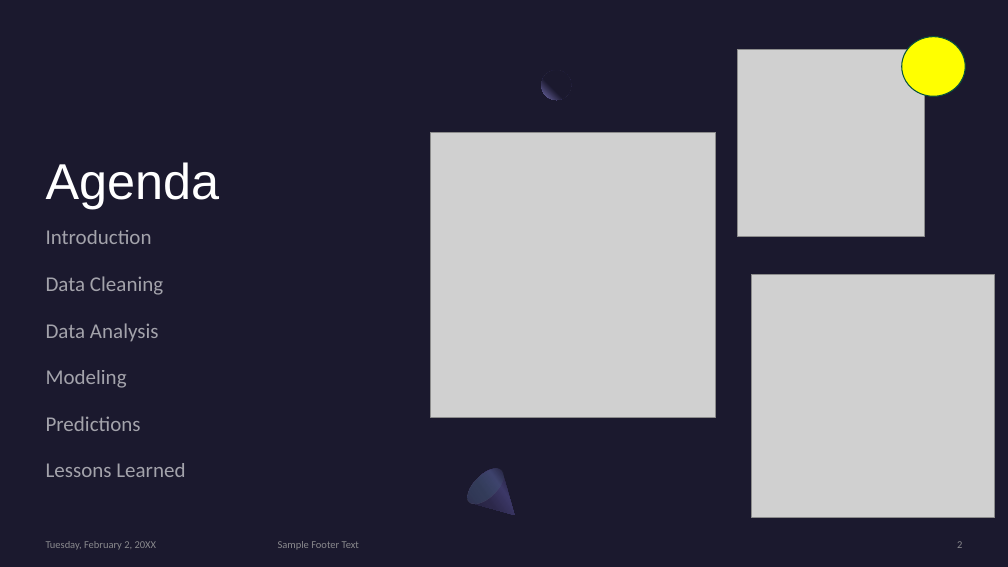
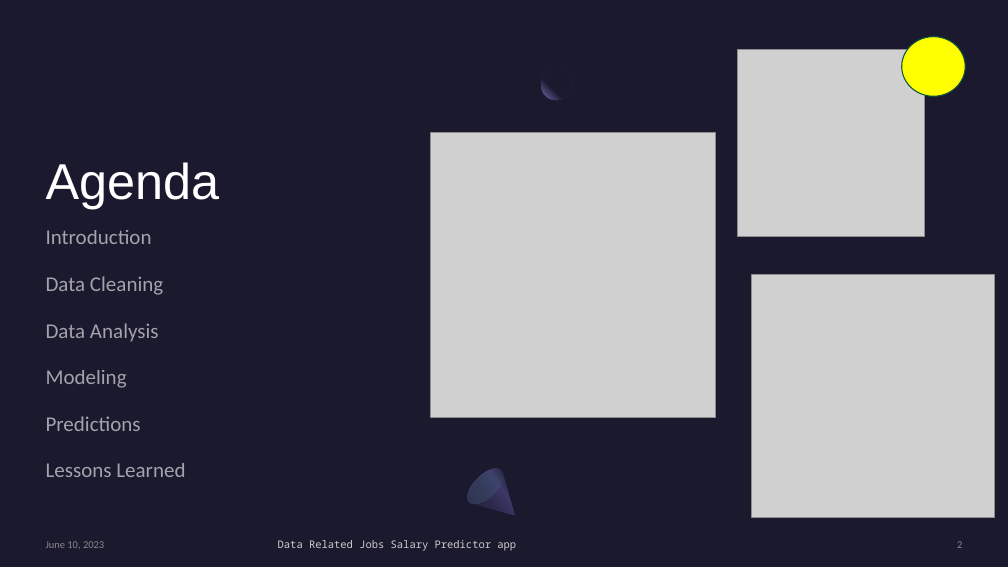
Before and after one commit to CMccormick0003/Data_Science_Salary_Trends, a slide deck: slide 2 of Presentation/draft_presentation_salaries_2023.pptx. Drawn at 1008x567 pixels with LibreOffice and Linux fonts; fonts in the diff are those of the drawing; grey boxes stand for pictures. Boxes give left, top, right and bottom in pixels: in the first picture for what was removed or moved away, otherwise in the second. Text is boxed around its words. In the diff, an @@ line names an element or a change of style, - is before the commit and + after.

Commit message:
updated presentation

```diff
--- a/Presentation/draft_presentation_salaries_2023.pptx
+++ b/Presentation/draft_presentation_salaries_2023.pptx
@@ text at box(46, 541, 104, 549): text changed @@
-Tuesday, February 2, 20XX
+June 10, 2023
@@ text at box(278, 540, 516, 551): text changed; font Calibri to Noto Sans Mono; text colour #A6A6A6 at 80% opacity to #CCCCCC @@
-Sample Footer Text
+Data Related Jobs Salary Predictor app
```
Also in this commit, not shown: 2 other files.
